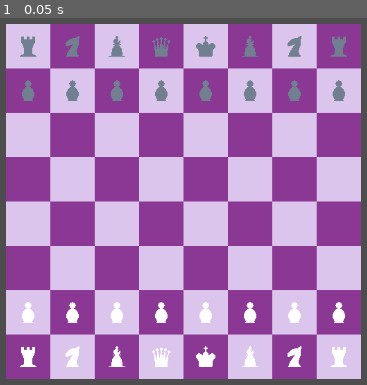
Above: before the commit, frame 1.
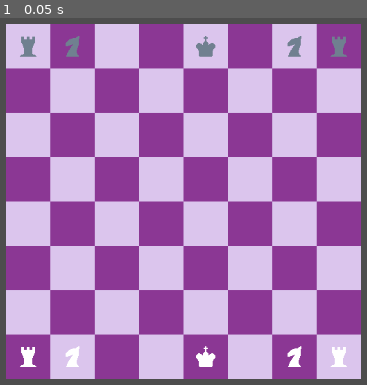
Above: after the commit, the same moment.

Repository: MDJolley/Godot-Chess
Game: Godot game, scene res://board/scenes/board.tscn
Same seed, same stepped clock (60 frames per second), same inputs: the game is played once before the commit and once after it.
Inputs:
- Up to frame 1 (0.05 s): no input

The runs differ from the first frame. In frame 1, 3.0% of the frame differs, in the area x 5-95%, y 4-96%.

Commit message:
added king movement

Diff:
--- a/board/scripts/board.gd
+++ b/board/scripts/board.gd
@@ -25,11 +25,11 @@
 #Initiate new pieces and place them in their starting locations
 func setupBoard():
 	#Pawns setup
-	for file in 8:
-		var pawn = Global.initiatePiece(Piece.Type.PAWN, Global.Player.DARK)
-		setPiece(pawn, Vector2(file, 1))
-		pawn = Global.initiatePiece(Piece.Type.PAWN, Global.Player.LIGHT)
-		setPiece(pawn, Vector2(file, 6))
+	# for file in 8:
+	# 	var pawn = Global.initiatePiece(Piece.Type.PAWN, Global.Player.DARK)
+	# 	setPiece(pawn, Vector2(file, 1))
+	# 	pawn = Global.initiatePiece(Piece.Type.PAWN, Global.Player.LIGHT)
+	# 	setPiece(pawn, Vector2(file, 6))
 	#Rooks setup
 	for file in 2:
 		var rook = Global.initiatePiece(Piece.Type.ROOK, Global.Player.DARK)
@@ -42,16 +42,16 @@
 	setPiece(Global.initiatePiece(Piece.Type.KNIGHT, Global.Player.LIGHT), Vector2(1, 7))
 	setPiece(Global.initiatePiece(Piece.Type.KNIGHT, Global.Player.LIGHT), Vector2(6, 7))
 	#Bishops setup
-	setPiece(Global.initiatePiece(Piece.Type.BISHOP, Global.Player.DARK), Vector2(2, 0))
-	setPiece(Global.initiatePiece(Piece.Type.BISHOP, Global.Player.DARK), Vector2(5, 0))
-	setPiece(Global.initiatePiece(Piece.Type.BISHOP, Global.Player.LIGHT), Vector2(2, 7))
-	setPiece(Global.initiatePiece(Piece.Type.BISHOP, Global.Player.LIGHT), Vector2(5, 7))
+#	setPiece(Global.initiatePiece(Piece.Type.BISHOP, Global.Player.DARK), Vector2(2, 0))
+#	setPiece(Global.initiatePiece(Piece.Type.BISHOP, Global.Player.DARK), Vector2(5, 0))
+#	setPiece(Global.initiatePiece(Piece.Type.BISHOP, Global.Player.LIGHT), Vector2(2, 7))
+#	setPiece(Global.initiatePiece(Piece.Type.BISHOP, Global.Player.LIGHT), Vector2(5, 7))
 	#Kings setup
 	setPiece(Global.initiatePiece(Piece.Type.KING, Global.Player.DARK), Vector2(4, 0))
 	setPiece(Global.initiatePiece(Piece.Type.KING, Global.Player.LIGHT), Vector2(4, 7))
 	#Queens setup
-	setPiece(Global.initiatePiece(Piece.Type.QUEEN, Global.Player.DARK), Vector2(3, 0))
-	setPiece(Global.initiatePiece(Piece.Type.QUEEN, Global.Player.LIGHT), Vector2(3, 7))
+#	setPiece(Global.initiatePiece(Piece.Type.QUEEN, Global.Player.DARK), Vector2(3, 0))
+#	setPiece(Global.initiatePiece(Piece.Type.QUEEN, Global.Player.LIGHT), Vector2(3, 7))
 
 func highlightTiles(tiles):
 	for tile in boardState:
@@ -67,12 +67,20 @@
 
 func movePiece(endTile) -> bool:
 	var piece = selectedTile.piece
+	var isKing = (selectedTile.piece.type == Piece.Type.KING)
 	#If piece at starting location is null, return false.
 	if not piece: return false
 	#We need to decouple the piece from its original parent
 	selectedTile.remove_child(piece)
 	endTile.piece = piece
-	endTurn()
+	endTile.piece.hasMoved = true
+	if(isKing and (abs(selectedTile.location.x - endTile.location.x) > 0)):
+		if(endTile.location.x < 4):
+			selectedTile = boardState[endTile.location + Vector2(-1, 0)]
+			movePiece(boardState[endTile.location + Vector2(1, 0)])
+		elif(endTile.location.x > 4):
+			selectedTile = boardState[endTile.location + Vector2(1, 0)]
+			movePiece(boardState[endTile.location + Vector2(-1, 0)])
 	#For now we just return true if we didn't catch an issue early on.
 	return true
 
--- a/board/scripts/tile.gd
+++ b/board/scripts/tile.gd
@@ -56,6 +56,7 @@
 
 func _handle_moving_click(originalTile):
 	board.movePiece(self)
+	board.endTurn()
 
 
 func _handle_idle_click():
@@ -66,7 +67,6 @@
 		board.highlightTiles(null)
 	#Clicked tile that current player could move
 	else:
-		print(self.piece)
 		var moves = piece.getValidMoves()
 		board.selectedTile = self
 		Global.validMoves = moves
--- a/pieces/model/king.gd
+++ b/pieces/model/king.gd
@@ -1,9 +1,33 @@
 extends Piece
 class_name King
 
+var legalMoves : Array = [Vector2(-1, -1), Vector2(-1, 0), Vector2(-1, 1), Vector2(0, -1),
+ Vector2(0, 1), Vector2(1, -1), Vector2(1, 0), Vector2(1, 1)]
+var castleLeft : Array = [Vector2(-3, 0)]
+var castleRight : Array = [Vector2(2, 0)]
 
 func _ready():
-	pass
+	super._ready()
 
 func _init():
 	pass
+
+func getValidMoves() -> Array:
+	var tile = get_parent()
+	var validMoves : Array
+	var location = tile.location
+	if(not hasMoved and not tile.board.boardState[Vector2(-4, 0) + location].piece.hasMoved):
+		if(tile.board.boardState[Vector2(-1, 0) + location].piece == null and tile.board.boardState[Vector2(-2, 0) + location].piece == null and tile.board.boardState[Vector2(-3, 0) + location].piece == null):
+			legalMoves += castleLeft
+	if(not hasMoved and not tile.board.boardState[Vector2(3, 0) + location].piece.hasMoved):
+		if(tile.board.boardState[Vector2(1, 0) + location].piece == null and tile.board.boardState[Vector2(2, 0) + location].piece == null):
+			legalMoves += castleRight
+
+	for move in legalMoves:
+		var endTile : Vector2 = move + tile.location
+		if tile.board.boardState.has(endTile):
+			if tile.board.boardState[endTile].piece:
+				if tile.board.boardState[endTile].piece.player != self.player:
+					validMoves.append(endTile)
+			else: validMoves.append(endTile)
+	return validMoves
--- a/pieces/model/piece.gd
+++ b/pieces/model/piece.gd
@@ -13,8 +13,7 @@
 	get: return type
 
 @onready var sprite = $Sprite
-
-
+var hasMoved = false
 
 func applyColor():
 	if player == Global.Player.DARK:
@@ -25,5 +24,4 @@
 	pass
 
 func getValidMoves() -> Array:
-	assert(false, "Child must implement")
 	return Array()
--- a/pieces/repo/king.tscn
+++ b/pieces/repo/king.tscn
@@ -1,11 +1,12 @@
 [gd_scene load_steps=3 format=3 uid="uid://d3evecbfh0uq6"]
 
 [ext_resource type="Script" path="res://pieces/model/king.gd" id="1_d5mgb"]
-[ext_resource type="Texture2D" uid="uid://bgx60ruqq0gmd" path="res://assets/King.png" id="2_sx51a"]
+[ext_resource type="Texture2D" uid="uid://bgx60ruqq0gmd" path="res://assets/King.png" id="2_g6doe"]
 
 [node name="Piece" type="Node2D"]
 position = Vector2(32, 32)
 script = ExtResource("1_d5mgb")
+type = 4
 
 [node name="Sprite" type="Sprite2D" parent="."]
-texture = ExtResource("2_sx51a")
+texture = ExtResource("2_g6doe")
Not shown: 1 places in pieces/repo/bishop.tscn that only renumber resources
Not shown: 1 places in pieces/repo/knight.tscn that only renumber resources
Not shown: 1 places in pieces/repo/pawn.tscn that only renumber resources
Not shown: 1 places in pieces/repo/queen.tscn that only renumber resources
Not shown: 1 places in pieces/repo/rook.tscn that only renumber resources
